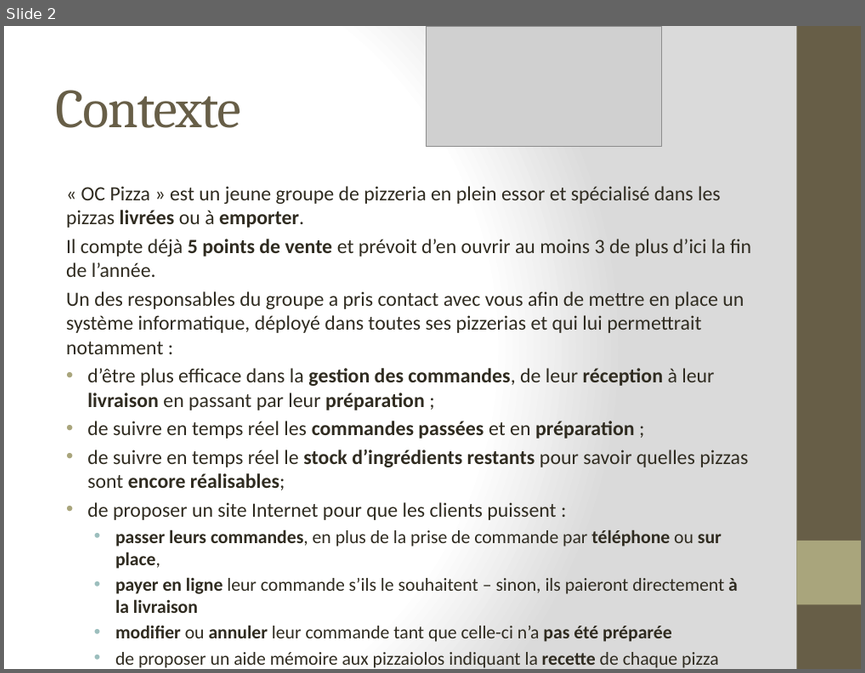
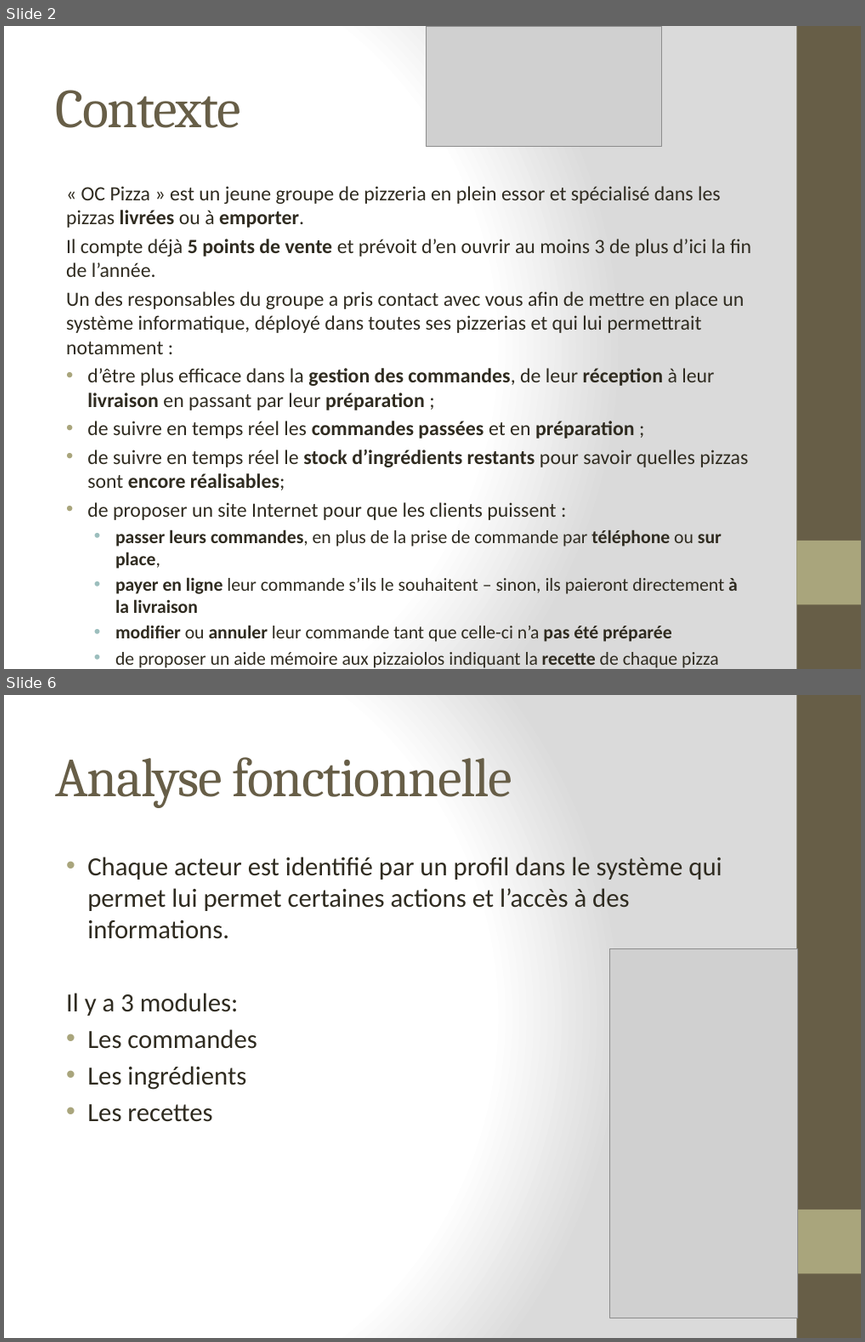
Before and after one commit to Zepmanbc/oc_dapython_pr4, a slide deck: doc/Soutenance Projet 4.pptx. Shown one above the other, each under a label of ours: slide 2 before the commit, slides 2 and 6 after it; the slides between them are not shown. The pictures are 865x673 and 865x1342 pixels, drawn with LibreOffice and Linux fonts; fonts in the diff are those of the drawing; grey boxes stand for pictures. Boxes give left, top, right and bottom in pixels: in the first picture for what was removed or moved away, otherwise in the second. Text is boxed around its words. In the diff, an @@ line names an element or a change of style, - is before the commit and + after.

```diff
--- a/doc/Soutenance Projet 4.pptx
+++ b/doc/Soutenance Projet 4.pptx
@@ slide 6 added at (4, 695, 861, 1338), background gradient #FFFFFF to #DADADA; not listed: 2 template elements that a slide beside it also shows @@
@@ title added at (55, 757, 512, 808), 46 pt, text #675E47 @@
+Analyse fonctionnelle
@@ text added at (66, 857, 721, 1122), 22 pt, text #2F2B20 @@
+• Chaque acteur est identifié par un profil dans le système qui permet lui permet certaines actions et l’accès à des informations.
+Il y a 3 modules:
+• Les commandes
+• Les ingrédients
+• Les recettes
@@ picture added at (610, 948, 797, 1317) @@
```
Also in this commit, not shown: 6 other slides added, 1 slide removed, 21 other files.
